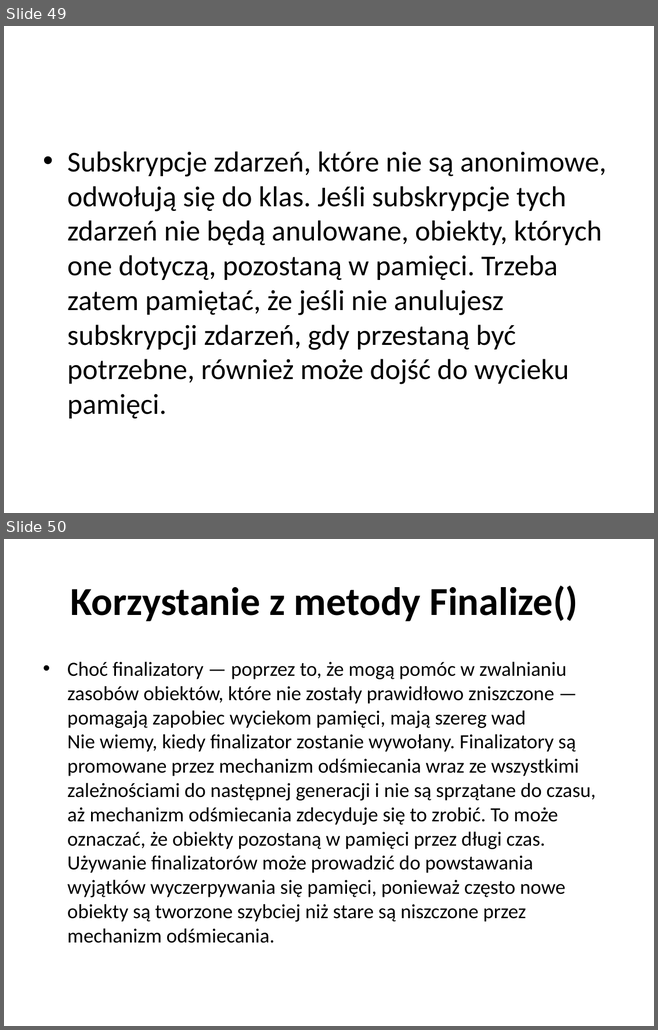
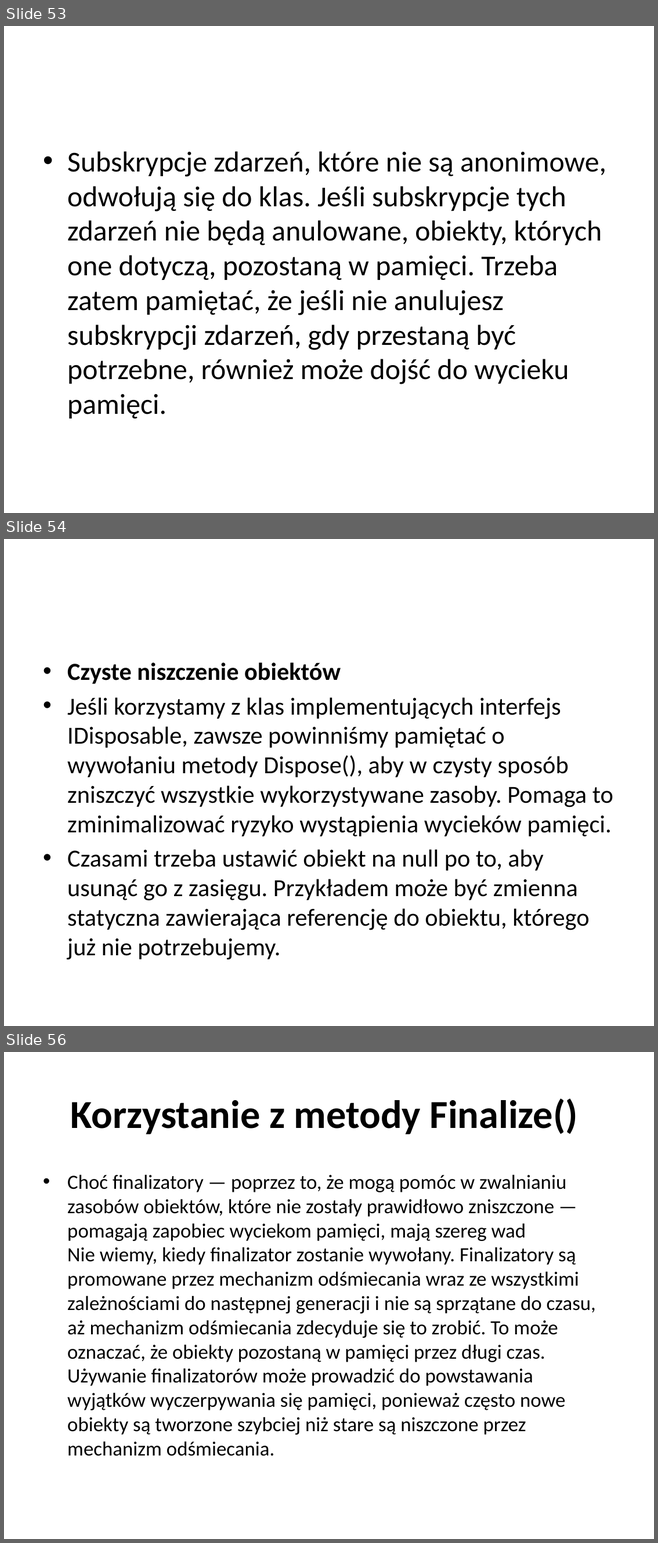
Before and after one commit to vantale/SOLID, a slide deck: CleanCode/Docs/Wprowadzenie do SOLID&CleanCode.pptx. Shown one above the other, each under a label of ours: slides 49 and 50 before the commit, slides 53, 54 and 56 after it; the slides between them are not shown. The pictures are 658x1030 and 658x1543 pixels, drawn with LibreOffice and Linux fonts; fonts in the diff are those of the drawing. Boxes give left, top, right and bottom in pixels: in the first picture for what was removed or moved away, otherwise in the second. Text is boxed around its words. In the diff, an @@ line names an element or a change of style, - is before the commit and + after.

```diff
--- a/CleanCode/Docs/Wprowadzenie do SOLID&CleanCode.pptx
+++ b/CleanCode/Docs/Wprowadzenie do SOLID&CleanCode.pptx
@@ slide 54 added at [4,539,654,1026], background #FFFFFF @@
@@ text added at [67,663,613,960], 27.2 pt, text #000000 @@
+• Czyste niszczenie obiektów
+• Jeśli korzystamy z klas implementujących interfejs IDisposable, zawsze powinniśmy pamiętać o wywołaniu metody Dispose(), aby w czysty sposób zniszczyć wszystkie wykorzystywane zasoby. Pomaga to zminimalizować ryzyko wystąpienia wycieków pamięci.
+• Czasami trzeba ustawić obiekt na null po to, aby usunąć go z zasięgu. Przykładem może być zmienna statyczna zawierająca referencję do obiektu, którego już nie potrzebujemy.
@@ what was slide 49 is now slide 53 @@
@@ what was slide 50 is now slide 56 @@
```
Also in this commit, not shown: 2 slides changed, 9 other slides added.
